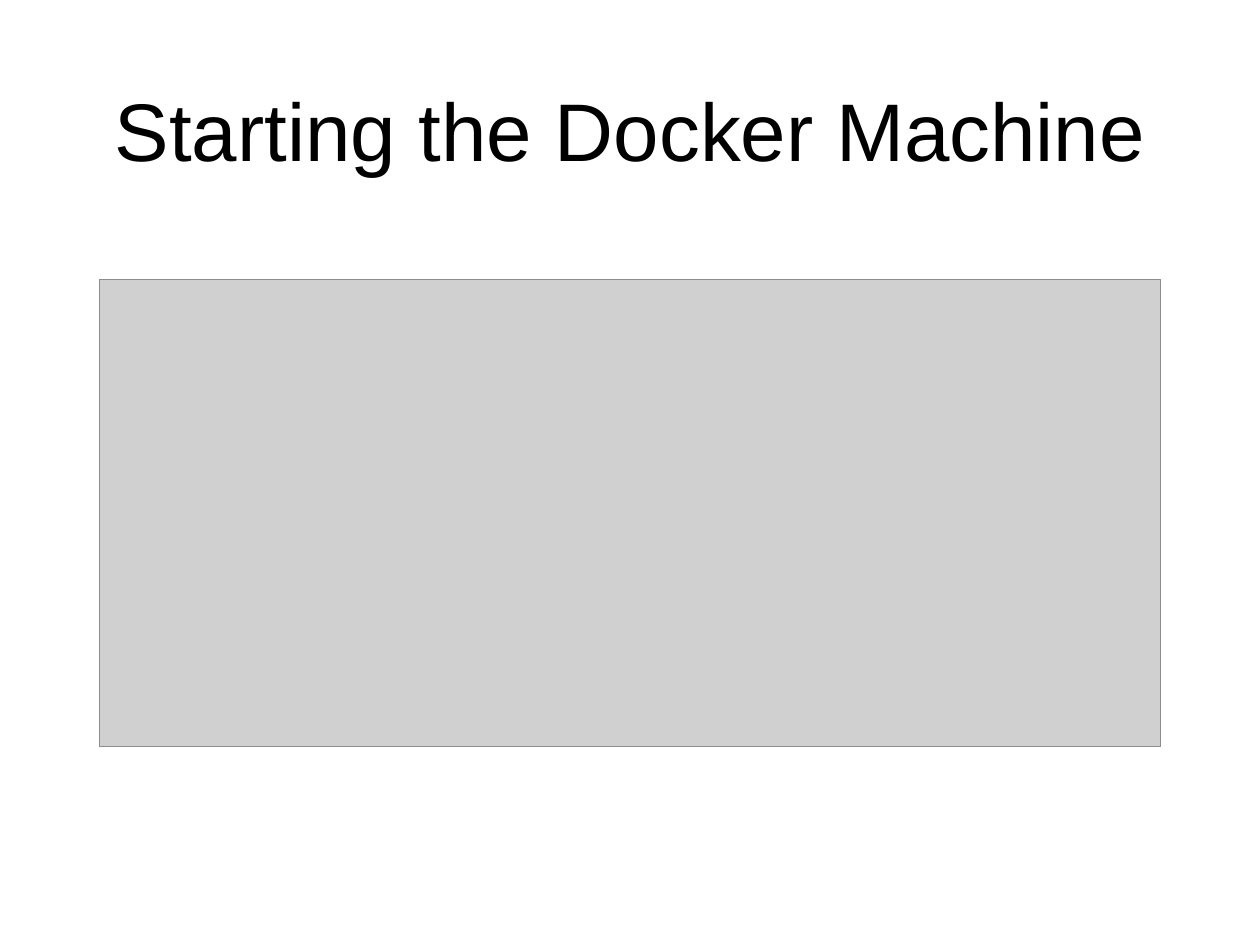
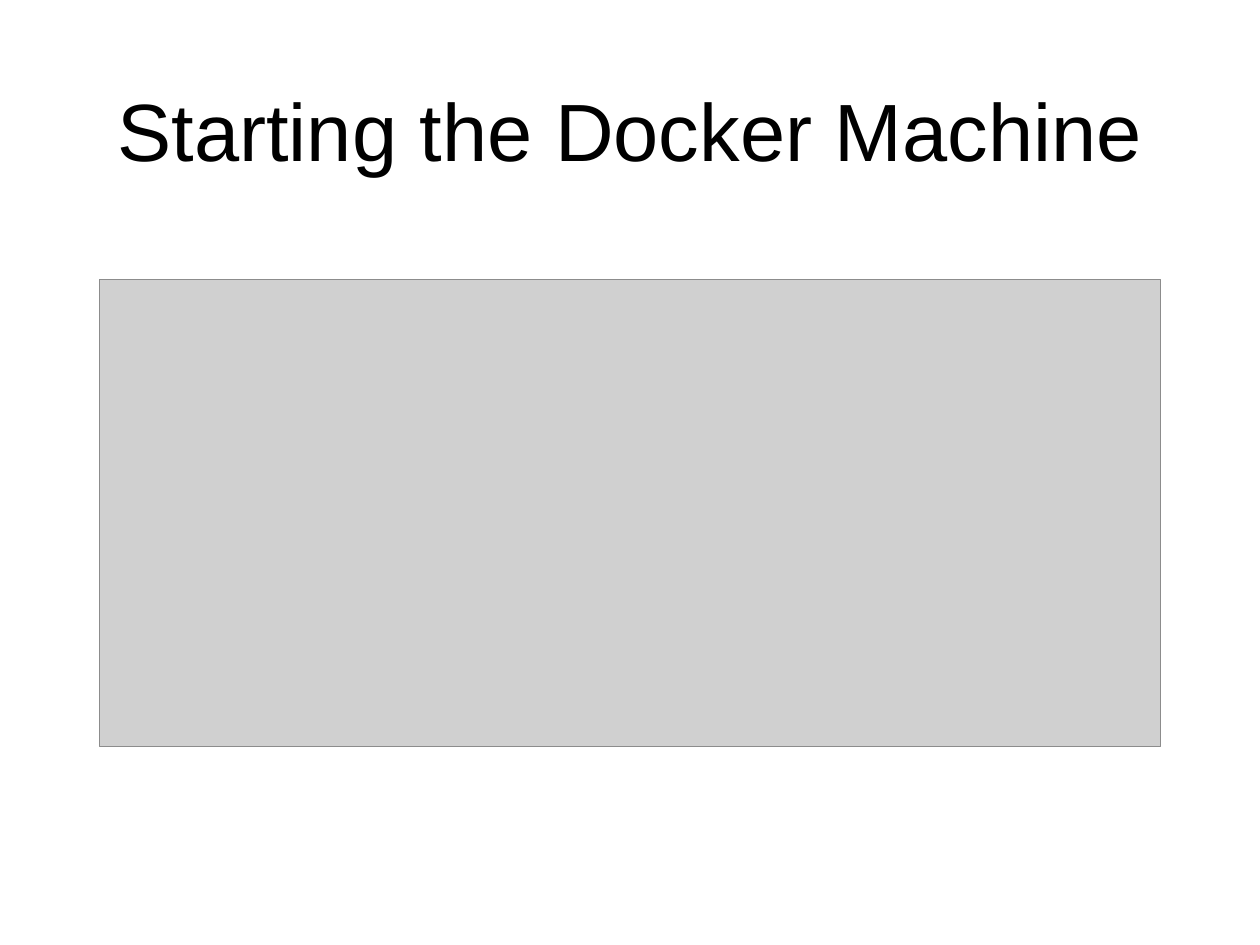
Before and after one commit to ASTApplicationWorkGroup/dockertutorial_part1, a slide deck: slide 4 of docker.pptx. Drawn at 1260x945 pixels with LibreOffice and Linux fonts; fonts in the diff are those of the drawing; grey boxes stand for pictures. Boxes give left, top, right and bottom in pixels: in the first picture for what was removed or moved away, otherwise in the second. Text is boxed around its words. In the diff, an @@ line names an element or a change of style, - is before the commit and + after.

```diff
--- a/docker.pptx
+++ b/docker.pptx
@@ title "Starting the Docker Machine" at [118, 102, 1142, 176]: size 66.4 to 66 pt @@
```
Also in this commit, not shown: 10 other slides changed, 7 slides added.
